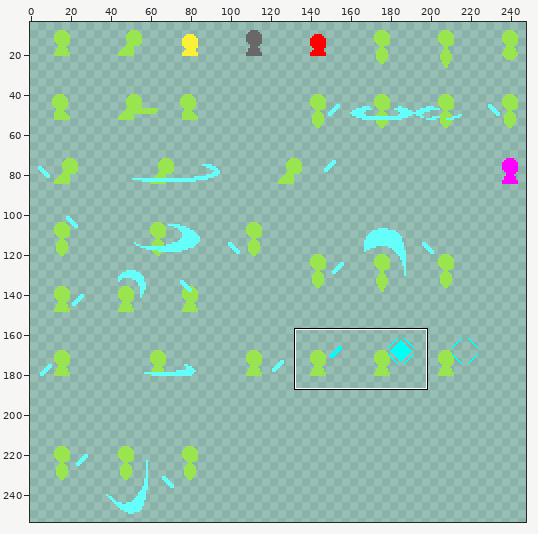
File history of a sprite sheet, PlatformFighter/Sprites/Characters/green.png. Above, an overview of the earlier version with the close-up marked.
Close-up. Old version:
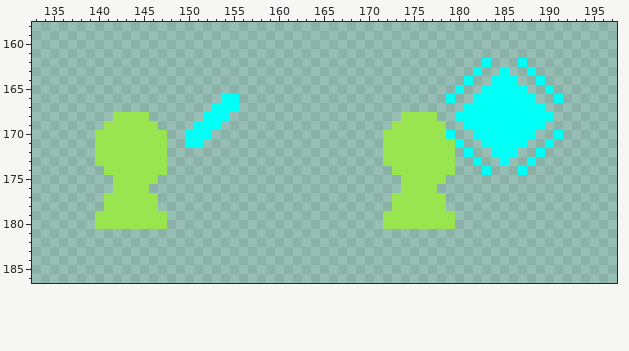
The file is 256x256 pixels. Shown: x 133..197, y 158..186. The wide view leaves out empty margins.
The same view after the edit:
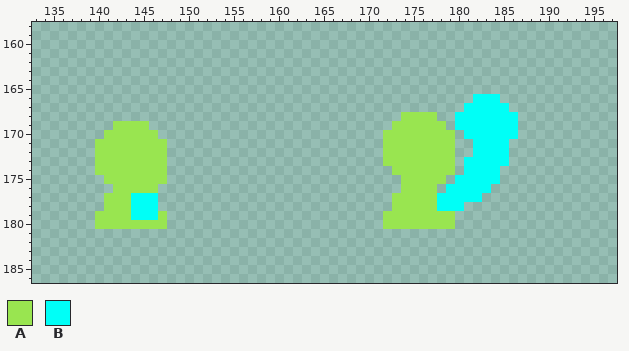
Palette (. is transparent): A #99e550  B #00fff7
Change:
Colour A now appears in row 174 at x 140; in row 175 at x 141 and 147; in row 176 at x 146.
The author changed colour B to colour A in row 170 at x 179.
Colour B now appears in row 169 at x 180; in row 170 at x 181; in row 171 at x 182; in row 172 at x 182 to 183; in row 173 at x 181 and 183 to 184; in row 174 at x 181 to 182 and 184.
Colour B now appears in row 175 at x 180 to 184; in row 176 at x 179 to 183; in row 177 at x 179 to 182; in row 178 at x 179 to 180.
The author changed colour A to colour B in rows 177 to 178 at x 144 to 146 and 178; in row 179 at x 144 to 146.
The edit erases colour A in row 168 at x 142 to 145; in row 169 at x 141 and 146; in row 170 at x 140 and 147.
The edit erases colour B in row 162 at x 183 and 187; in row 163 at x 182, 185 and 188; in row 164 at x 181, 184 to 186 and 189; in row 165 at x 180, 183 to 187 and 190; in row 166 at x 154 to 155, 179, 185 to 188 and 191; in row 167 at x 153 to 155 and 186 to 189.
The edit erases colour B in row 168 at x 152 to 154 and 187 to 190; in row 169 at x 151 to 153 and 187 to 189; in row 170 at x 150 to 152, 187 to 188 and 191; in row 171 at x 150 to 151, 180, 186 to 187 and 190; in row 172 at x 181, 186 and 189; in row 173 at x 188.
The edit erases colour B in row 174 at x 187.
Pixel boxes of the changes (left, top, right, bottom) in both close-ups:
changed: (437, 58, 563, 211)
changed: (95, 94, 239, 220)
